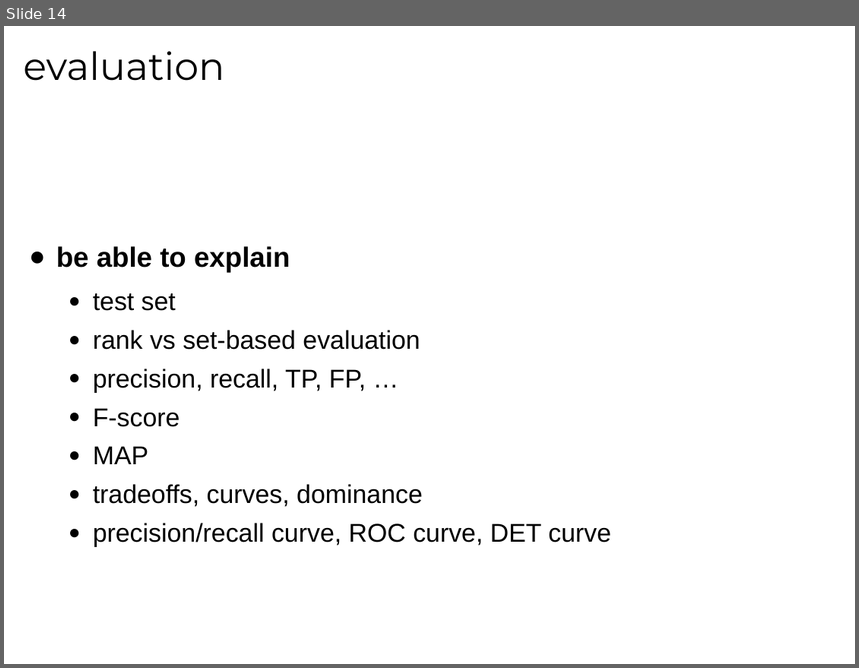
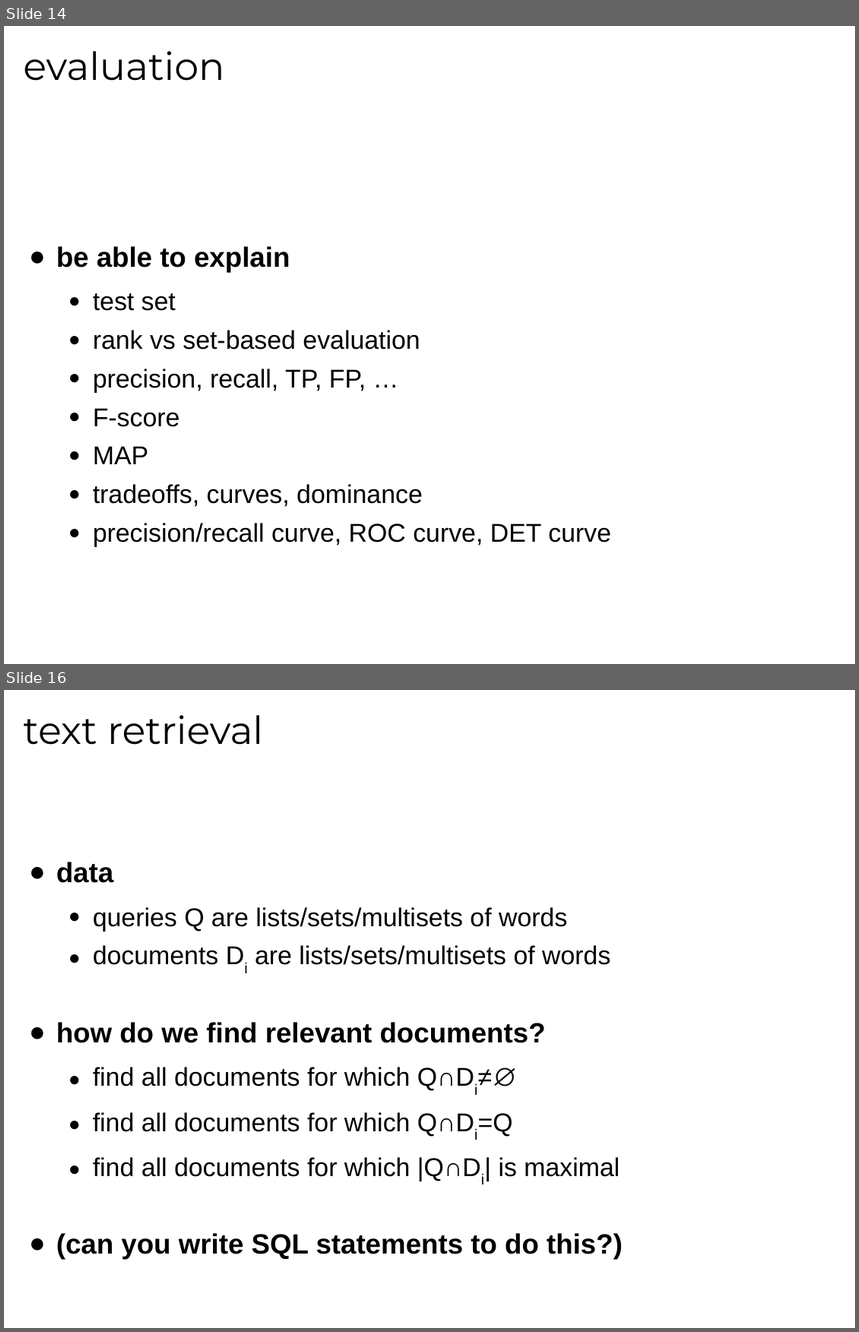
Before and after one commit to tmbdev-teaching/teaching-mmir, a slide deck: 01-ir.odp. Shown one above the other, each under a label of ours: slide 14 before the commit, slides 14 and 16 after it; the slides between them are not shown. The pictures are 859x668 and 859x1332 pixels, drawn with LibreOffice and Linux fonts; fonts in the diff are those of the drawing. Boxes give left, top, right and bottom in pixels: in the first picture for what was removed or moved away, otherwise in the second. Text is boxed around its words. In the diff, an @@ line names an element or a change of style, - is before the commit and + after.

```diff
--- a/01-ir.odp
+++ b/01-ir.odp
@@ slide 16 added at (4, 690, 855, 1328), background #FFFFFF @@
@@ title added at (23, 715, 263, 745), 36 pt, text #000000 @@
+text retrieval
@@ text added at (56, 862, 623, 1260), 24 pt, text #000000 @@
+● data
+  ● queries Q are lists/sets/multisets of words
+  ● documents Di are lists/sets/multisets of words
+● how do we find relevant documents?
+  ● find all documents for which Q∩Di≠∅
+  ● find all documents for which Q∩Di=Q
+  ● find all documents for which |Q∩Di| is maximal
+● (can you write SQL statements to do this?)
```
Also in this commit, not shown: 11 other slides added.
